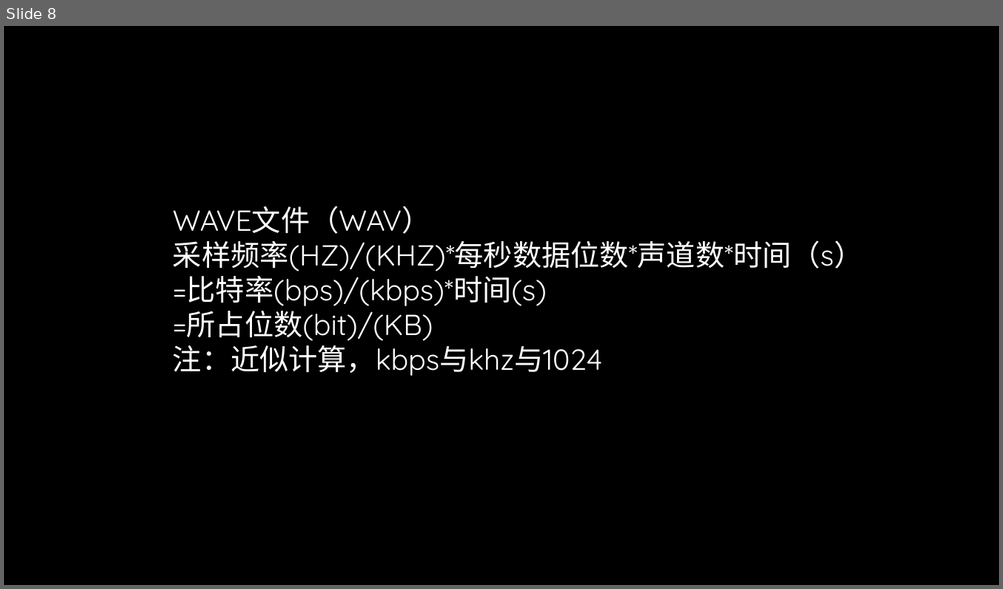
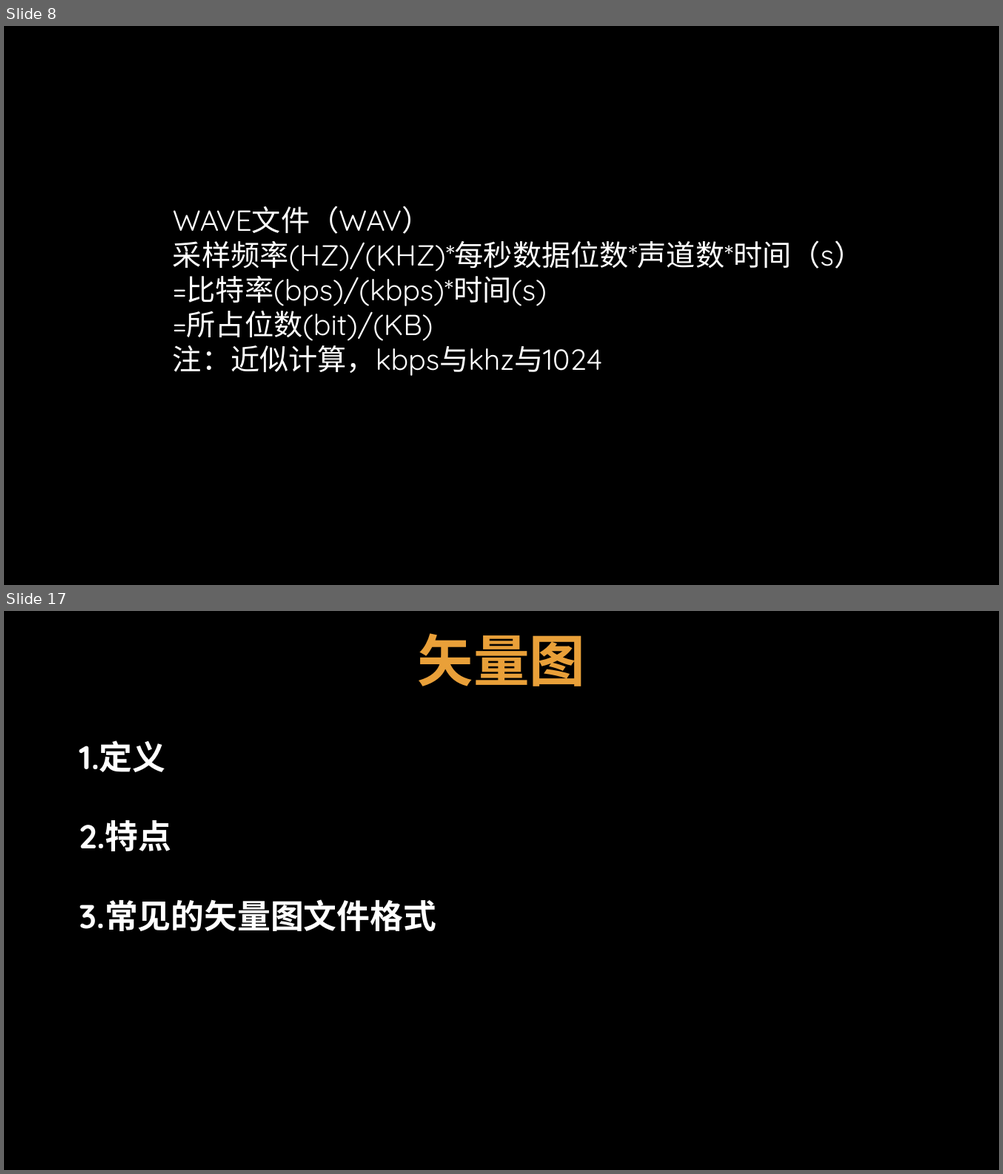
Before and after one commit to TomisTony/Techshare, a slide deck: 初探多媒体.pptx. Shown one above the other, each under a label of ours: slide 8 before the commit, slides 8 and 17 after it; the slides between them are not shown. The pictures are 1003x589 and 1003x1174 pixels, drawn with LibreOffice and Linux fonts; fonts in the diff are those of the drawing; background and template pictures are left out. Boxes give left, top, right and bottom in pixels: in the first picture for what was removed or moved away, otherwise in the second. Text is boxed around its words. In the diff, an @@ line names an element or a change of style, - is before the commit and + after.

```diff
--- a/初探多媒体.pptx
+++ b/初探多媒体.pptx
@@ slide 17 added at (x1=4, y1=611, x2=999, y2=1170), background picture (left out) @@
@@ text added at (x1=418, y1=633, x2=586, y2=686), 54 pt, text #E9A039, bold @@
+矢量图
@@ text added at (x1=79, y1=741, x2=436, y2=931), 32 pt, text #FFFFFF, bold @@
+1.定义
+2.特点
+3.常见的矢量图文件格式
```
Also in this commit, not shown: 2 slides changed, 11 other slides added, 1 slide removed, 12 other files.
